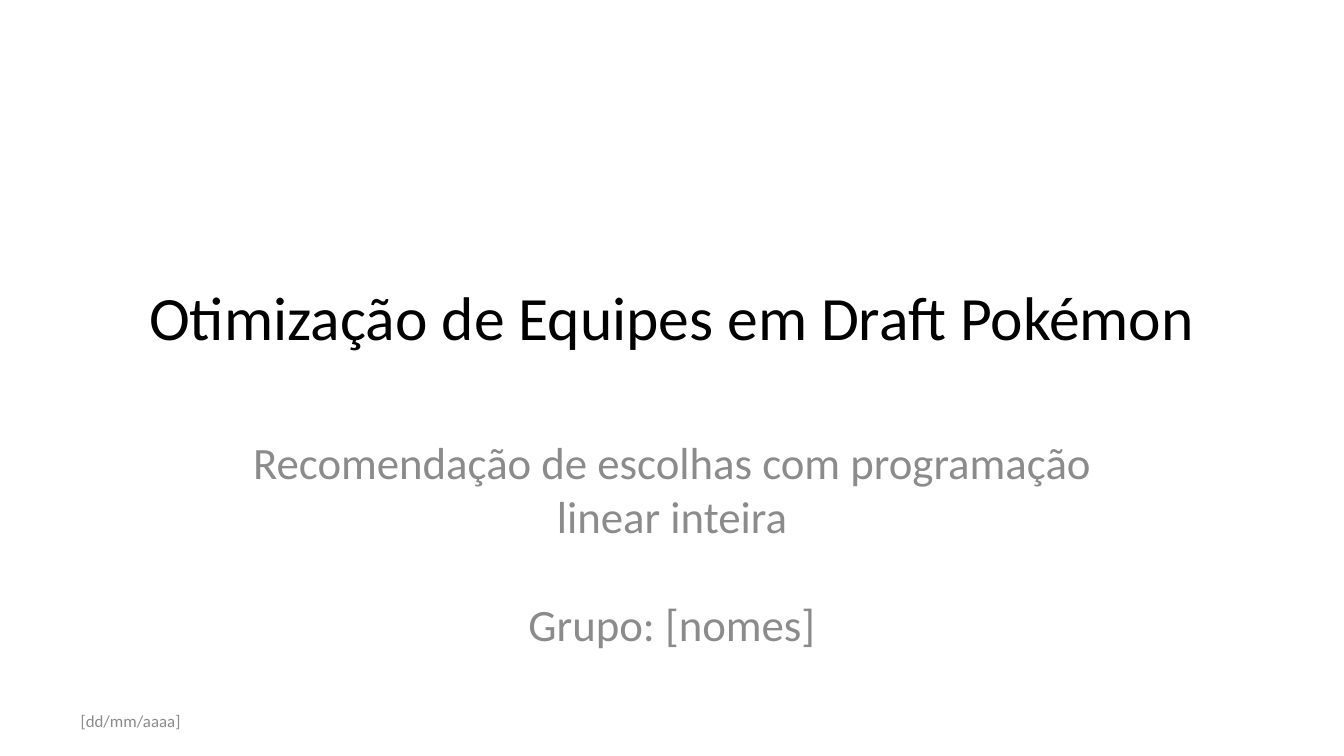
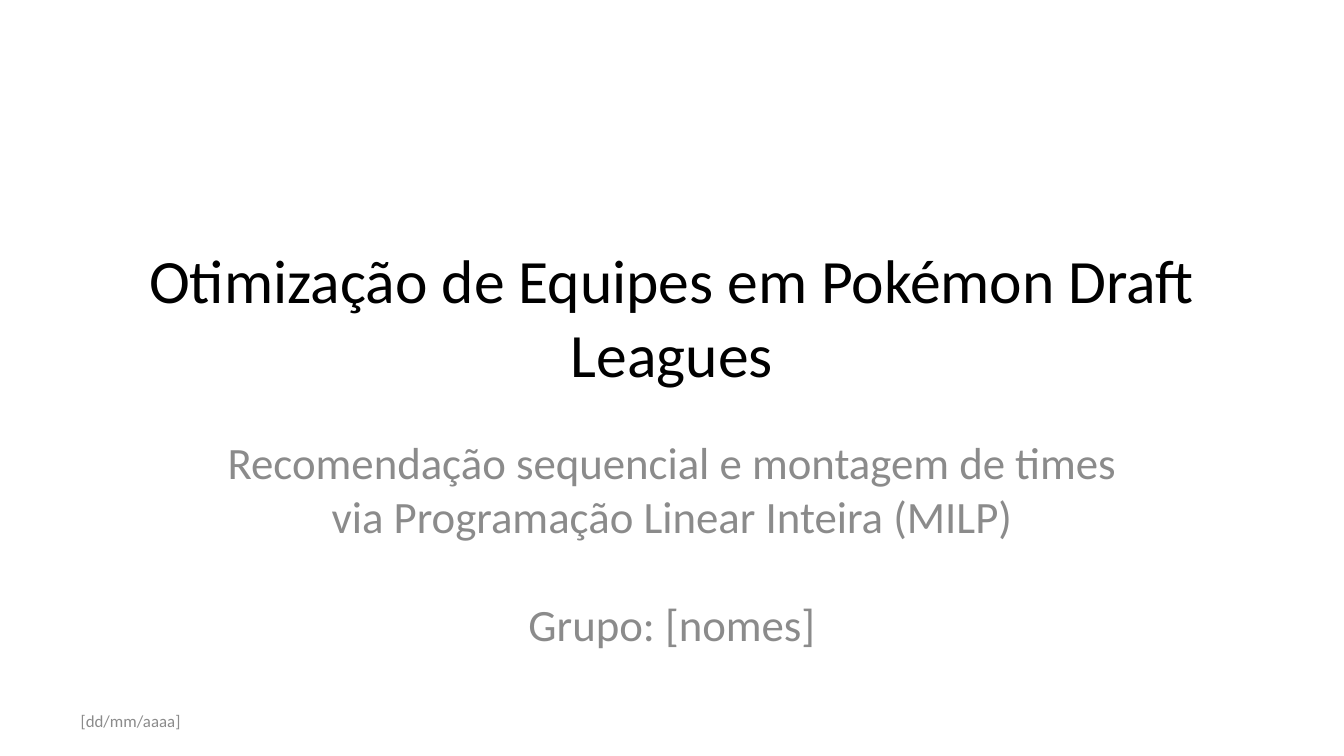
Before and after one commit to Cotrim72/Trabalho_OTM, a slide deck: slide 1 of modelo/slides.pptx. Drawn at 1344x756 pixels with LibreOffice and Linux fonts; fonts in the diff are those of the drawing. Boxes give left, top, right and bottom in pixels: in the first picture for what was removed or moved away, otherwise in the second. Text is boxed around its words. In the diff, an @@ line names an element or a change of style, - is before the commit and + after.

```diff
--- a/modelo/slides.pptx
+++ b/modelo/slides.pptx
@@ title at box(149, 260, 1194, 388): text changed @@
-Otimização de Equipes em Draft Pokémon
+Otimização de Equipes em Pokémon Draft Leagues
@@ subtitle at box(228, 448, 1116, 647): text changed @@
-Recomendação de escolhas com programação linear inteira
-Grupo: [nomes]
+Recomendação sequencial e montagem de times via Programação Linear Inteira (MILP)
+Grupo: [nomes]
```
Also in this commit, not shown: 4 other slides changed, 8 slides added, 4 slides removed.
